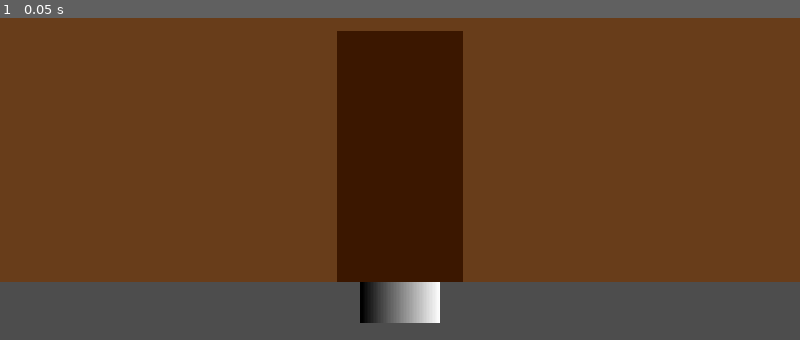
Above: before the commit, frame 1.
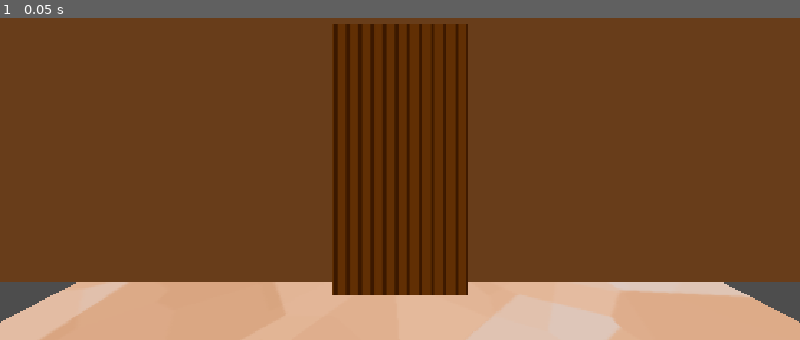
Above: after the commit, the same moment.

Repository: CameronDoodle/centaur-game
Game: Godot game, scene res://scenes/main.tscn
Two runs of this game, one before a commit and one after it. Both use one fixed random seed, a clock stepped at 60 frames per second and the inputs below. Before the commit the project starts from res://main.tscn.
Inputs:
- Up to frame 1 (0.05 s): no input

The runs differ from the first frame. In frame 1, 26% of the frame differs, in the area x 0-100%, y 1-100%.

Commit message:
folder stucture and world art v1

Diff:
--- a/main.tscn
+++ /dev/null
@@ -1,43 +0,0 @@
-[gd_scene format=3 uid="uid://dl8dmno27m3ga"]
-
-[sub_resource type="Gradient" id="Gradient_7dm0k"]
-offsets = PackedFloat32Array(0)
-colors = PackedColorArray(0.41034192, 0.24177265, 0.11708579, 1)
-
-[sub_resource type="GradientTexture2D" id="GradientTexture2D_72uko"]
-gradient = SubResource("Gradient_7dm0k")
-width = 800
-height = 400
-
-[sub_resource type="Gradient" id="Gradient_ig7tw"]
-offsets = PackedFloat32Array(0)
-colors = PackedColorArray(0.23156539, 0.10582975, 0.014491146, 1)
-
-[sub_resource type="GradientTexture2D" id="GradientTexture2D_4wr1s"]
-gradient = SubResource("Gradient_ig7tw")
-width = 100
-height = 200
-
-[sub_resource type="Gradient" id="Gradient_0xm2m"]
-
-[sub_resource type="GradientTexture2D" id="GradientTexture2D_7e0vu"]
-gradient = SubResource("Gradient_0xm2m")
-
-[node name="Node3D" type="Node3D" unique_id=28989610]
-
-[node name="Wall" type="Sprite3D" parent="." unique_id=1625026622]
-transform = Transform3D(1, 0, 0, 0, 1, 0, 0, 0, 1, 0, 2, 0)
-texture = SubResource("GradientTexture2D_72uko")
-
-[node name="Camera3D" type="Camera3D" parent="." unique_id=673600950]
-transform = Transform3D(1, 0, 0, 0, 1, 0, 0, 0, 1, 0, 1.3284752, 2.3263311)
-
-[node name="Door" type="Node3D" parent="." unique_id=442039197]
-
-[node name="Sprite3D" type="Sprite3D" parent="Door" unique_id=1657172524]
-transform = Transform3D(1, 0, 0, 0, 1, 0, 0, 0, 1, 0, 1, 0)
-sorting_offset = 1.0
-texture = SubResource("GradientTexture2D_4wr1s")
-
-[node name="Sprite3D" type="Sprite3D" parent="." unique_id=294934172]
-texture = SubResource("GradientTexture2D_7e0vu")
--- a/project.godot
+++ b/project.godot
@@ -11,9 +11,9 @@
 [application]
 
 config/name="no im not a centaur"
-run/main_scene="res://main.tscn"
+run/main_scene="res://scenes/main.tscn"
 config/features=PackedStringArray("4.7", "Forward Plus")
-config/icon="res://icon.svg"
+config/icon="res://art/icon.svg"
 
 [display]
 
--- /dev/null
+++ b/scenes/main.tscn
@@ -0,0 +1,57 @@
+[gd_scene format=3 uid="uid://dl8dmno27m3ga"]
+
+[sub_resource type="Gradient" id="Gradient_7dm0k"]
+offsets = PackedFloat32Array(0)
+colors = PackedColorArray(0.41034192, 0.24177265, 0.11708579, 1)
+
+[sub_resource type="GradientTexture2D" id="GradientTexture2D_72uko"]
+gradient = SubResource("Gradient_7dm0k")
+width = 800
+height = 400
+
+[sub_resource type="Gradient" id="Gradient_ig7tw"]
+interpolation_mode = 1
+offsets = PackedFloat32Array(0, 0.27623126)
+colors = PackedColorArray(0.23156539, 0.10582975, 0.014491146, 1, 0.38175848, 0.19013411, 0.039876327, 1)
+
+[sub_resource type="GradientTexture2D" id="GradientTexture2D_4wr1s"]
+gradient = SubResource("Gradient_ig7tw")
+width = 100
+height = 200
+fill_from = Vector2(0.91, 0)
+repeat = 1
+
+[sub_resource type="Gradient" id="Gradient_7e0vu"]
+offsets = PackedFloat32Array(0, 0.30406854, 0.6423983, 0.94004285)
+colors = PackedColorArray(0.8227197, 0.6052856, 0.45245916, 1, 0.8724568, 0.6794229, 0.54591936, 1, 0.89732933, 0.7281922, 0.6123819, 1, 0.8694142, 0.79161406, 0.753944, 1)
+
+[sub_resource type="FastNoiseLite" id="FastNoiseLite_4wr1s"]
+noise_type = 2
+fractal_octaves = 2
+cellular_return_type = 0
+
+[sub_resource type="NoiseTexture2D" id="NoiseTexture2D_72uko"]
+noise = SubResource("FastNoiseLite_4wr1s")
+color_ramp = SubResource("Gradient_7e0vu")
+
+[node name="main" type="Node3D" unique_id=28989610]
+
+[node name="world" type="Node3D" parent="." unique_id=438412171]
+
+[node name="wall" type="Sprite3D" parent="world" unique_id=1625026622]
+transform = Transform3D(1, 0, 0, 0, 1, 0, 0, 0, 1, 0, 2, 0)
+sorting_offset = 0.25
+texture = SubResource("GradientTexture2D_72uko")
+
+[node name="door" type="Sprite3D" parent="world" unique_id=1657172524]
+transform = Transform3D(1, 0, 0, 0, 1, 0, 0, 0, 1, 0, 1, 0.16)
+sorting_offset = 0.2
+texture = SubResource("GradientTexture2D_4wr1s")
+
+[node name="floor" type="Sprite3D" parent="world" unique_id=294934172]
+transform = Transform3D(1, 0, 0, 0, -4.371139e-08, -1, 0, 1, -4.371139e-08, 0, 0, 0.3272295)
+sorting_offset = -1.0
+texture = SubResource("NoiseTexture2D_72uko")
+
+[node name="Camera3D" type="Camera3D" parent="." unique_id=673600950]
+transform = Transform3D(1, 0, 0, 0, 1, 0, 0, 0, 1, 0, 1.3284752, 2.3263311)
Renamed: icon.svg -> art/icon.svg
Not shown, changed: art/icon.svg.import
